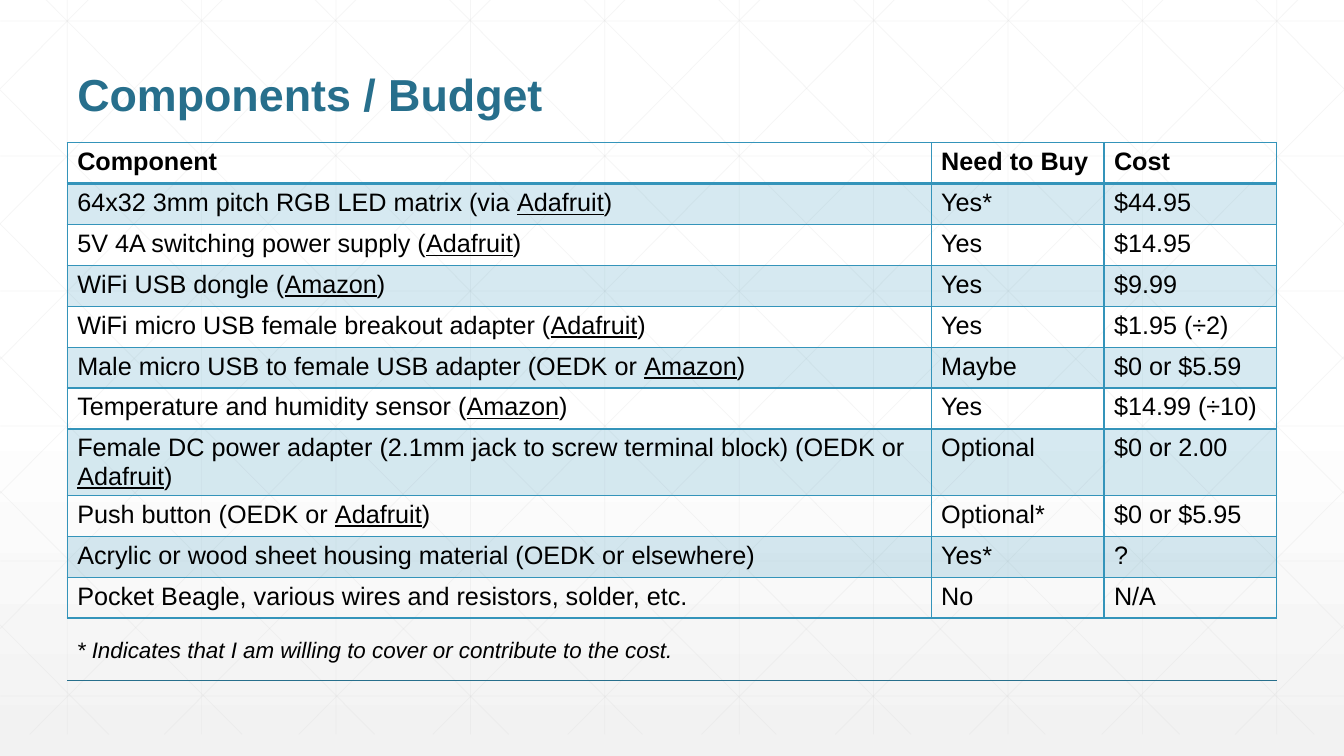
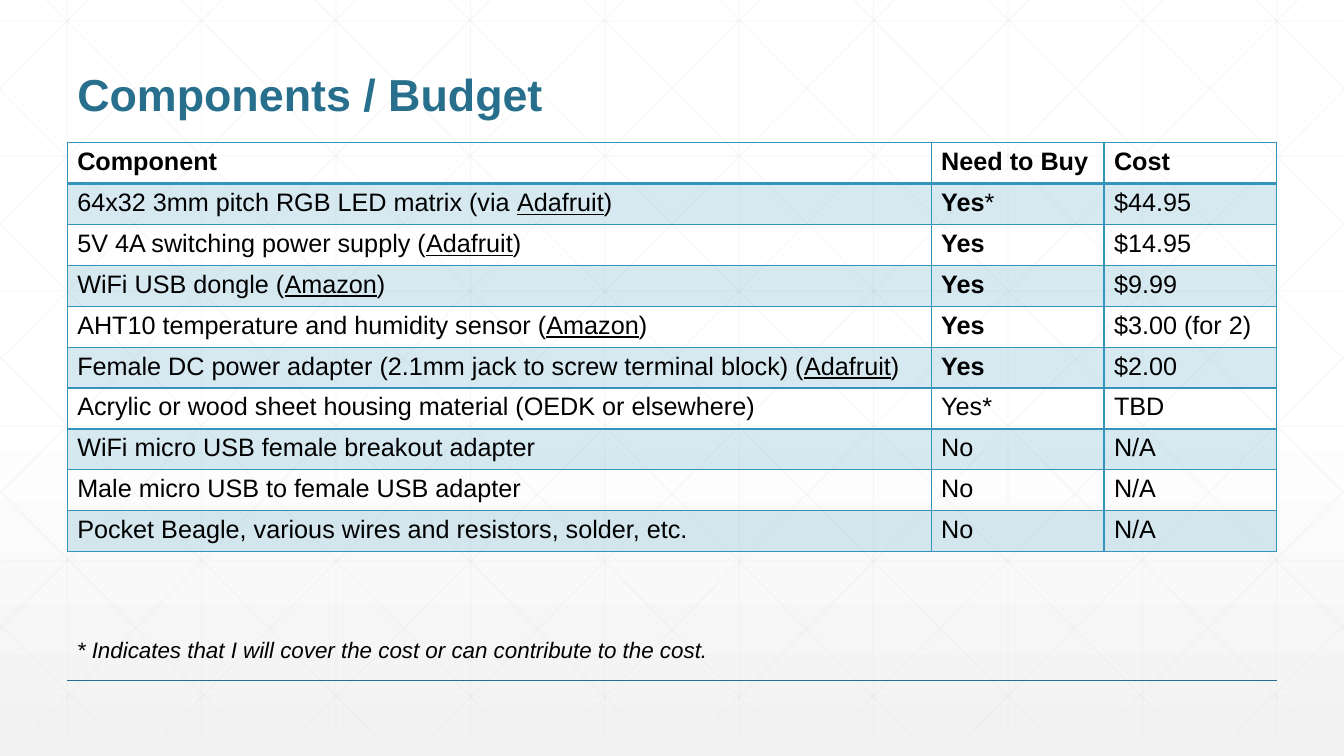
Before and after one commit to robertheeter/ENGI301, a slide deck: slide 5 of project_01/docs/Heeter_ENGI301_project_01_proposal.pptx. Drawn at 1344x756 pixels with LibreOffice and Linux fonts; fonts in the diff are those of the drawing. Boxes give left, top, right and bottom in pixels: in the first picture for what was removed or moved away, otherwise in the second. Text is boxed around its words. In the diff, an @@ line names an element or a change of style, - is before the commit and + after.

```diff
--- a/project_01/docs/Heeter_ENGI301_project_01_proposal.pptx
+++ b/project_01/docs/Heeter_ENGI301_project_01_proposal.pptx
@@ table at [68, 143, 1276, 553] @@
-row 5: WiFi micro USB female breakout adapter (Adafruit) | Yes | $1.95 (÷2)
-row 6: Male micro USB to female USB adapter (OEDK or Amazon) | Maybe | $0 or $5.59
-row 7: Temperature and humidity sensor (Amazon) | Yes | $14.99 (÷10)
-row 8: Female DC power adapter (2.1mm jack to screw terminal block) (OEDK or Adafruit) | Optional | $0 or 2.00
-row 9: Push button (OEDK or Adafruit) | Optional* | $0 or $5.95
-row 10: Acrylic or wood sheet housing material (OEDK or elsewhere) | Yes* | ?
+row 5: AHT10 temperature and humidity sensor (Amazon) | Yes | $3.00 (for 2)
+row 6: Female DC power adapter (2.1mm jack to screw terminal block) (Adafruit) | Yes | $2.00
+row 7: Acrylic or wood sheet housing material (OEDK or elsewhere) | Yes* | TBD
+row 8: WiFi micro USB female breakout adapter | No | N/A
+row 9: Male micro USB to female USB adapter | No | N/A
@@ text at [92, 641, 707, 659]: text changed @@
-* Indicates that I am willing to cover or contribute to the cost.
+* Indicates that I will cover the cost or can contribute to the cost.
```
Also in this commit, not shown: 4 other slides changed, 2 other files.
